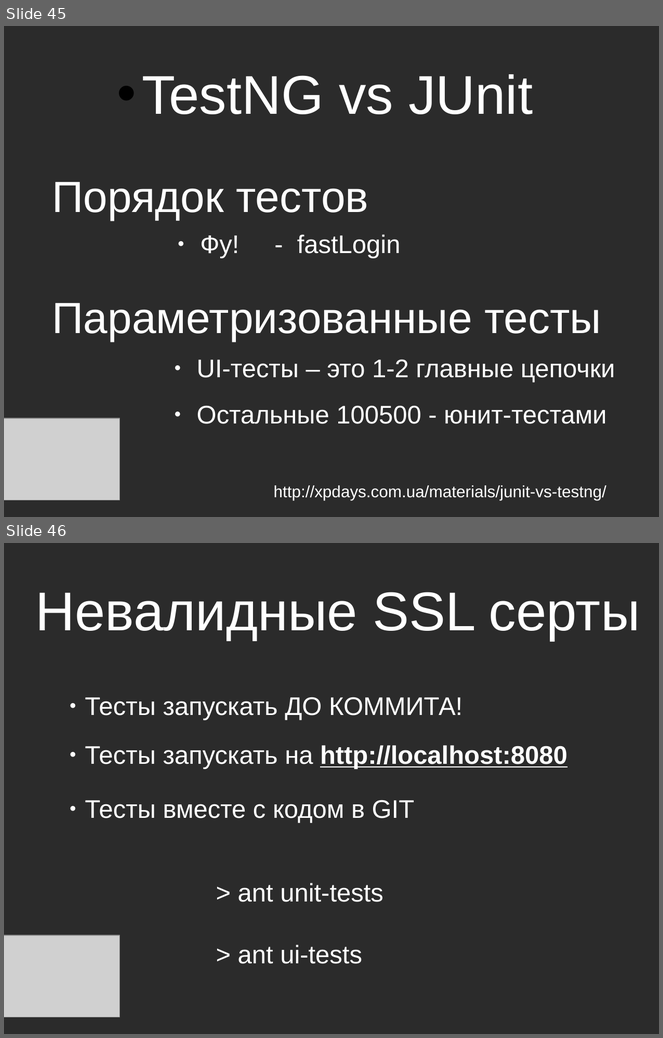
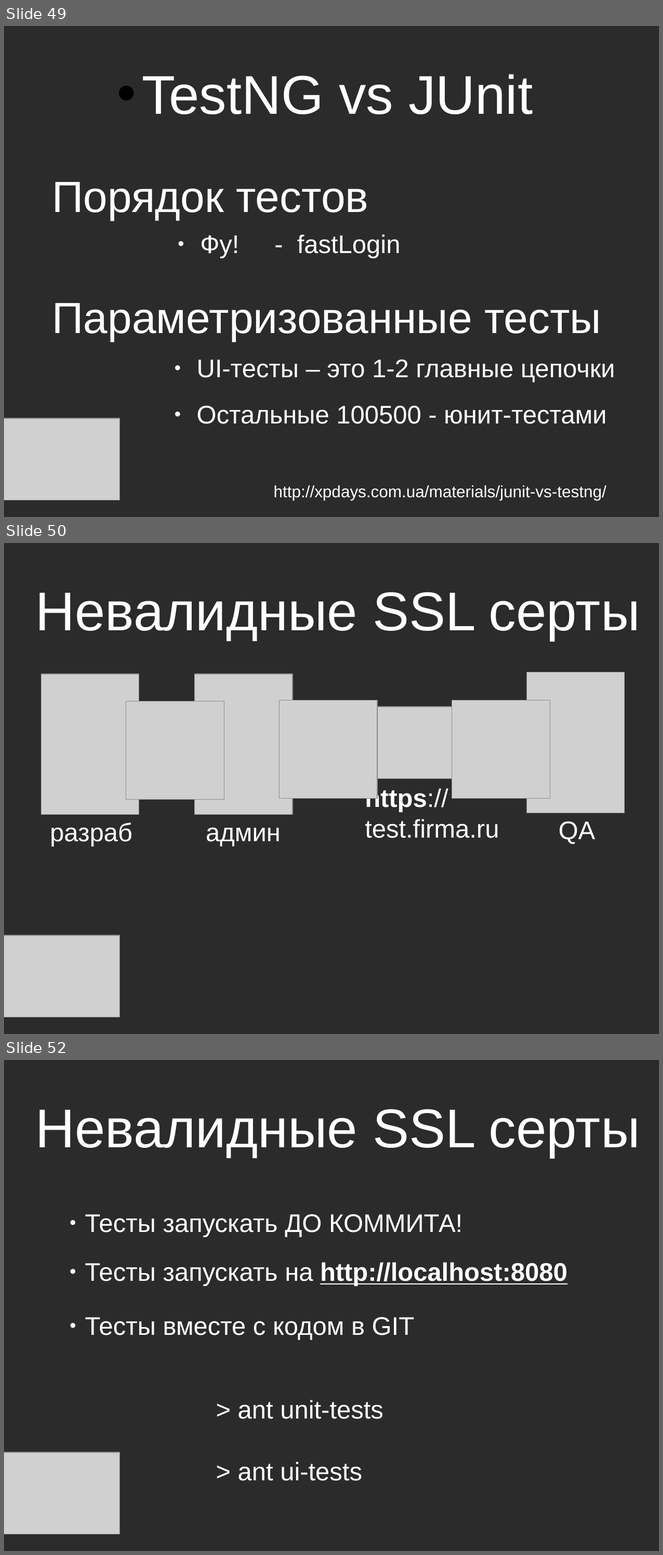
Before and after one commit to asolntsev/presentations, a slide deck: ui-tests/the_fast_and_the_continuous.sqadays2014.odp. Shown one above the other, each under a label of ours: slides 45 and 46 before the commit, slides 49, 50 and 52 after it; the slides between them are not shown. The pictures are 663x1038 and 663x1555 pixels, drawn with LibreOffice and Linux fonts; fonts in the diff are those of the drawing; grey boxes stand for pictures; background and template pictures are left out; a plain dark background stands for a picture behind light text. Boxes give left, top, right and bottom in pixels: in the first picture for what was removed or moved away, otherwise in the second. Text is boxed around its words. In the diff, an @@ line names an element or a change of style, - is before the commit and + after.

```diff
--- a/ui-tests/the_fast_and_the_continuous.sqadays2014.odp
+++ b/ui-tests/the_fast_and_the_continuous.sqadays2014.odp
@@ slide 50 added at (4, 543, 659, 1034), background picture (left out) @@
@@ text added at (35, 592, 640, 640), 60 pt, text #FFFFFF @@
+Невалидные SSL серты
@@ picture added at (41, 674, 140, 815) @@
@@ picture added at (195, 674, 293, 815) @@
@@ picture added at (527, 672, 625, 813) @@
@@ picture added at (126, 702, 224, 800) @@
@@ picture added at (279, 700, 377, 798) @@
@@ picture added at (367, 707, 499, 779) @@
@@ picture added at (452, 700, 551, 798) @@
@@ title added at (365, 787, 499, 838), 28 pt, text #FFFFFF @@
+https://
+test.firma.ru
@@ title added at (50, 823, 132, 847), 28 pt, text #FFFFFF @@
+разраб
@@ title added at (559, 821, 596, 845), 28 pt, text #FFFFFF @@
+QA
@@ title added at (206, 827, 281, 847), 28 pt, text #FFFFFF @@
+админ
@@ picture added at (4, 936, 119, 1017) @@
@@ what was slide 45 is now slide 49 @@
@@ what was slide 46 is now slide 52 @@
```
Also in this commit, not shown: 6 other slides added, 3 slides removed.
